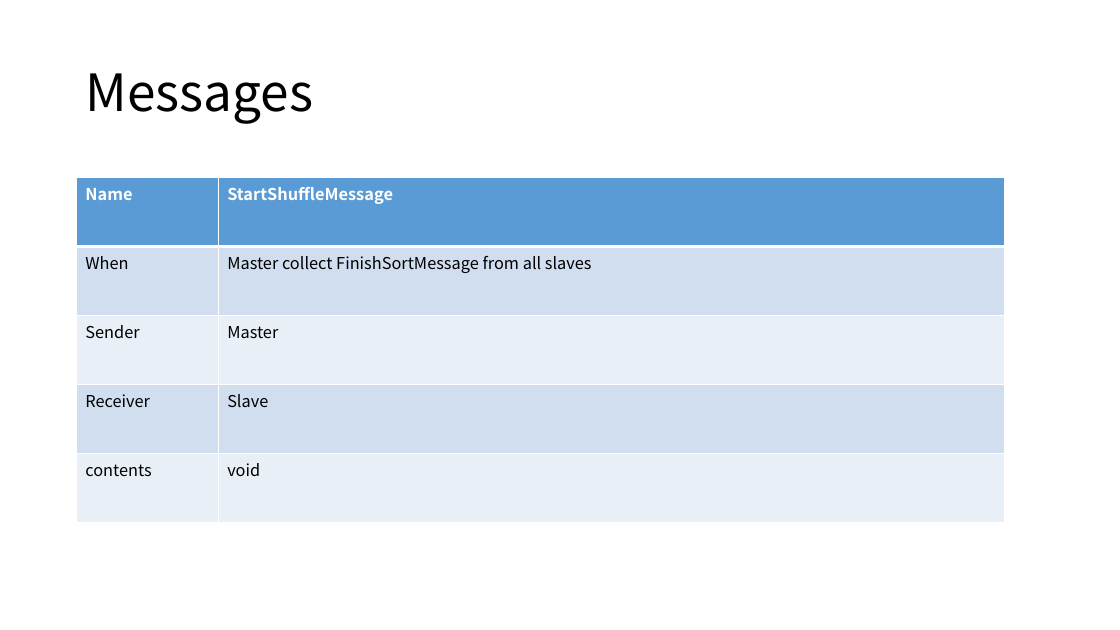
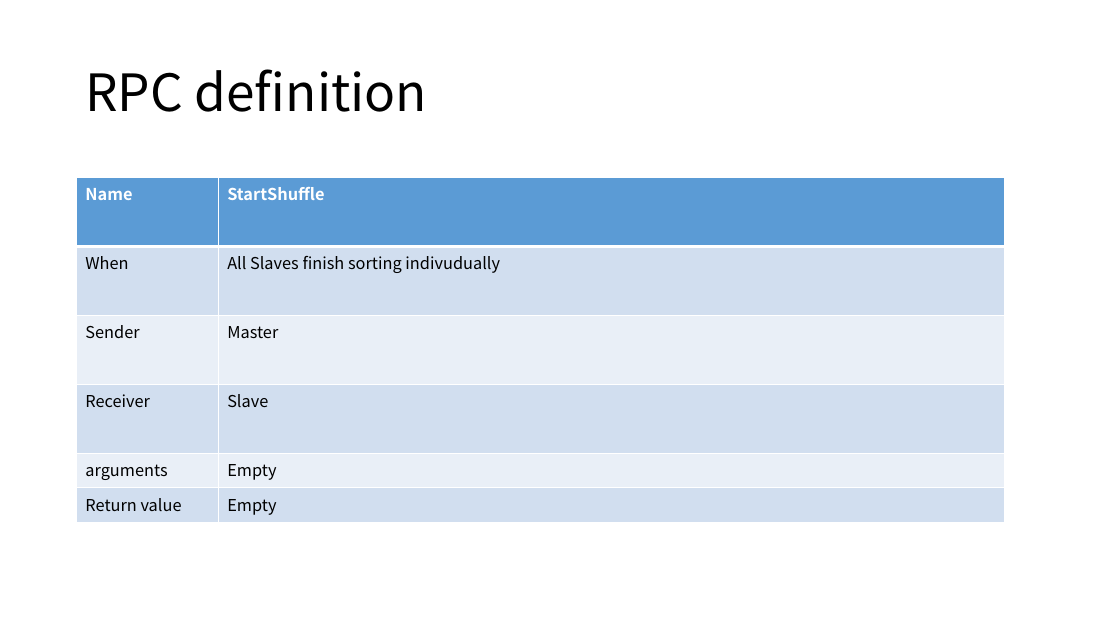
Before and after one commit to GNUp/cs434-doc, a slide deck: slide 16 of project-final.pptx (slide 15 before the commit). Drawn at 1120x630 pixels with LibreOffice and Linux fonts; fonts in the diff are those of the drawing. Boxes give left, top, right and bottom in pixels: in the first picture for what was removed or moved away, otherwise in the second. Text is boxed around its words. In the diff, an @@ line names an element or a change of style, - is before the commit and + after.

```diff
--- a/project-final.pptx
+++ b/project-final.pptx
@@ title at <box>85,69,427,112</box>: text changed @@
-Messages
+RPC definition
@@ table at <box>77,178,1006,523</box> @@
-row 1, column 2: StartShuffleMessage
+row 1, column 2: StartShuffle
-row 2, column 2: Master collect FinishSortMessage from all slaves
+row 2, column 2: All Slaves finish sorting indivudually
-row 5: contents | void
+row 5: arguments | Empty
+row 6: Return value | Empty
```
Also in this commit, not shown: 11 other slides changed, 20 slides added, 4 slides removed, 1 other file.
